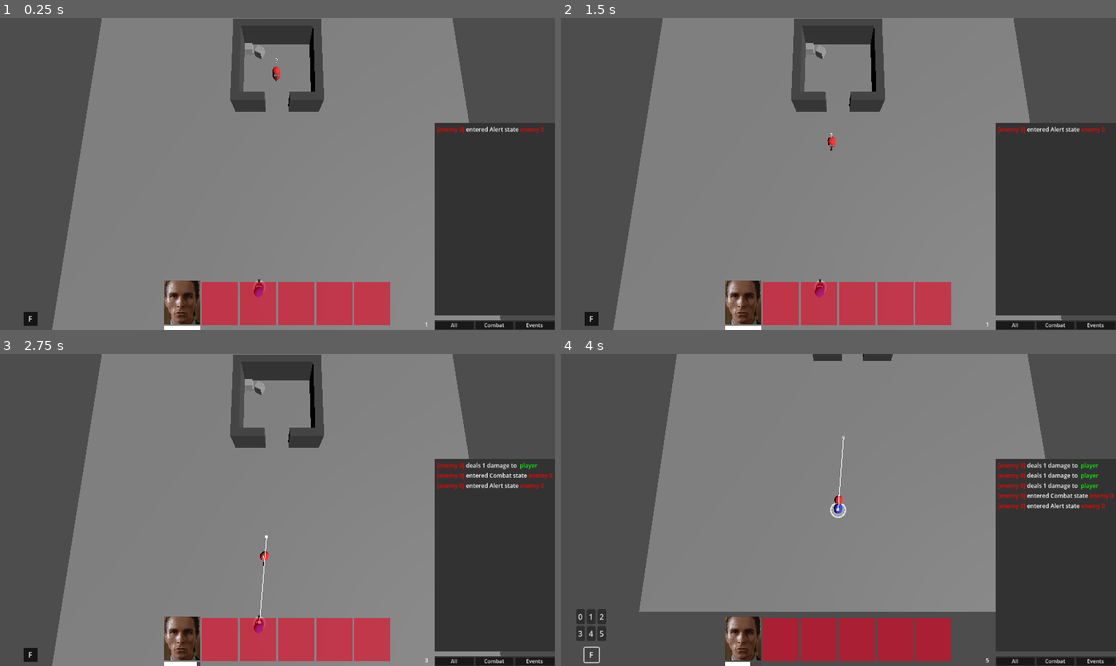
Above: before the commit, frames 1-4 (two rows, left to right).
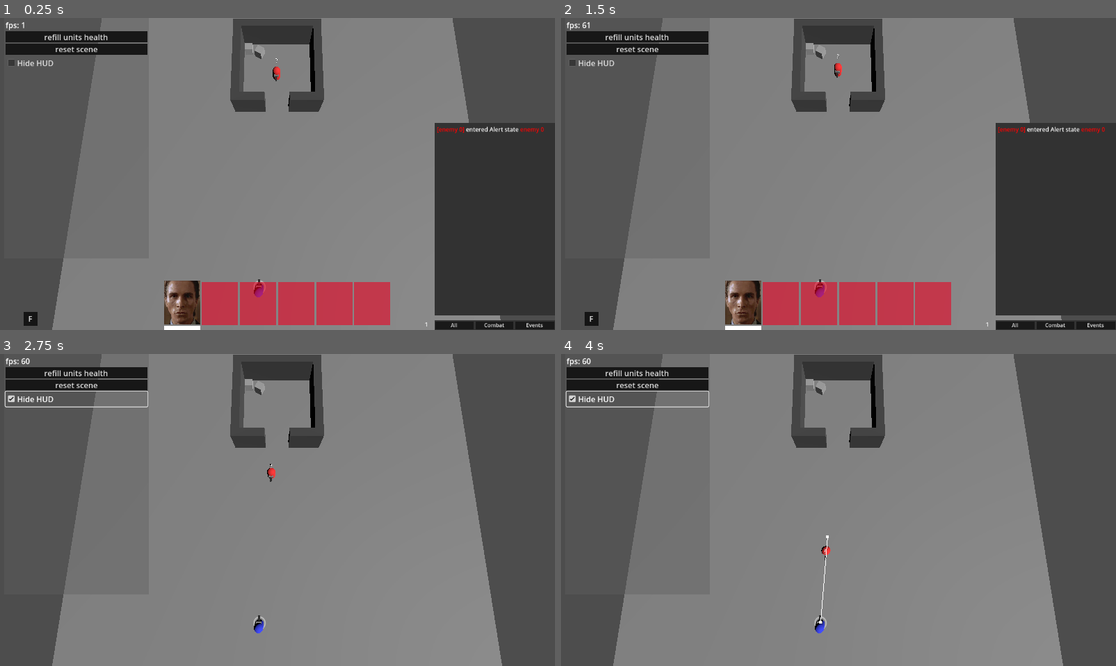
Above: after the commit, the same moments.

Repository: AAncapo/godot-rtwp
Game: Godot game, scene res://world.tscn
Same seed, same stepped clock (60 frames per second), same inputs: the game is played once before the commit and once after it.
Inputs (mouse positions are in pixels of both pictures, inside the frame that each line leads up to):
- Up to frame 1 (0.25 s): no input
- Up to frame 2 (1.5 s): click (638, 36) at 0.5 s, where only the run after the commit has a clickable "refill units health"; click (638, 49) at 1.25 s, where only the run after the commit has a clickable "reset scene"
- Up to frame 3 (2.75 s): click (77, 397) at 2 s, where only the run after the commit has a clickable "Hide HUD"
- Up to frame 4 (4 s): click (744, 637) at 2.77 s; click (594, 653) at 3.5 s, where only the run before the commit has a clickable "F"

The runs differ from the first frame. In frame 1, 1.9% of the frame differs, in the area x 1-27%, y 1-16%; in frame 2, 2.0%; in frame 3, 22%; in frame 4, 34%, in the area x 0-100%, y 0-100%.

Commit message:
Added refill hp option to debug console
# added custom buttons themes

Diff:
--- a/characters/character.gd
+++ b/characters/character.gd
@@ -10,6 +10,7 @@
 	set(value):
 		clamp(value,0,max_health)
 		current_health = value
+		GameEvents.update_char_ui.emit(self)
 @export var detection_range: float = 10.0:
 	set(value):
 		detection_range = value
--- a/debug_console.gd
+++ b/debug_console.gd
@@ -11,3 +11,8 @@
 
 func _on_reset_pressed():
 	get_tree().reload_current_scene()
+
+func _on_refill_hp_pressed():
+	var units = get_tree().get_nodes_in_group('units') as Array[Character]
+	for u in units:
+		u.current_health = u.max_health
--- a/ui/hud/hud_modern_theme.tres
+++ b/ui/hud/hud_modern_theme.tres
@@ -1,4 +1,21 @@
-[gd_resource type="Theme" load_steps=3 format=3 uid="uid://q7j70qmrb65x"]
+[gd_resource type="Theme" load_steps=8 format=3 uid="uid://q7j70qmrb65x"]
+
+[sub_resource type="StyleBoxFlat" id="StyleBoxFlat_o5jkf"]
+bg_color = Color(0.317647, 0.317647, 0.317647, 1)
+
+[sub_resource type="StyleBoxFlat" id="StyleBoxFlat_cv7on"]
+bg_color = Color(0.188235, 0.188235, 0.188235, 1)
+border_width_left = 3
+
+[sub_resource type="StyleBoxFlat" id="StyleBoxFlat_cf8ra"]
+bg_color = Color(0.14902, 0.14902, 0.14902, 1)
+border_width_left = 2
+
+[sub_resource type="StyleBoxFlat" id="StyleBoxFlat_h5xiq"]
+bg_color = Color(0.0901961, 0.0901961, 0.0901961, 1)
+
+[sub_resource type="StyleBoxFlat" id="StyleBoxFlat_a75e7"]
+bg_color = Color(0.137255, 0.137255, 0.137255, 1)
 
 [sub_resource type="StyleBoxFlat" id="StyleBoxFlat_1hxnk"]
 expand_margin_left = 5.0
@@ -11,6 +28,11 @@
 
 [resource]
 default_font_size = 0
+Button/styles/disabled = SubResource("StyleBoxFlat_o5jkf")
+Button/styles/focus = SubResource("StyleBoxFlat_cv7on")
+Button/styles/hover = SubResource("StyleBoxFlat_cf8ra")
+Button/styles/normal = SubResource("StyleBoxFlat_h5xiq")
+Button/styles/pressed = SubResource("StyleBoxFlat_a75e7")
 VScrollBar/styles/grabber = SubResource("StyleBoxFlat_1hxnk")
 VScrollBar/styles/grabber_highlight = SubResource("StyleBoxFlat_kr1o2")
 VScrollBar/styles/grabber_pressed = SubResource("StyleBoxFlat_kr1o2")
--- a/world.tscn
+++ b/world.tscn
@@ -1,8 +1,9 @@
-[gd_scene load_steps=28 format=3 uid="uid://b8dolup07qmam"]
+[gd_scene load_steps=29 format=3 uid="uid://b8dolup07qmam"]
 
 [ext_resource type="Script" path="res://input_manager.gd" id="1_ko6fh"]
 [ext_resource type="PackedScene" uid="uid://co07r7ktfvc1p" path="res://unit_selection_system/selection_sys.tscn" id="2_pa5tv"]
 [ext_resource type="Script" path="res://camera.gd" id="3_7oabq"]
+[ext_resource type="Theme" uid="uid://q7j70qmrb65x" path="res://ui/hud/hud_modern_theme.tres" id="4_3g4e1"]
 [ext_resource type="Script" path="res://player_team.gd" id="5_3bb4d"]
 [ext_resource type="Texture2D" uid="uid://5rqjwl3yaoqs" path="res://characters/portraits/Bale.jpg" id="5_f0ihv"]
 [ext_resource type="Texture2D" uid="uid://86aycy8chjb8" path="res://characters/portraits/No Old Man.jpg" id="6_6vbr5"]
@@ -67,7 +68,6 @@
 
 [node name="debug_console" type="Control" parent="."]
 process_mode = 3
-visible = false
 custom_minimum_size = Vector2(300, 500)
 layout_mode = 3
 anchors_preset = 0
@@ -87,34 +87,39 @@
 
 [node name="VBoxContainer" type="VBoxContainer" parent="debug_console"]
 layout_mode = 1
-anchors_preset = 15
+anchors_preset = -1
 anchor_right = 1.0
 anchor_bottom = 1.0
+offset_left = 3.0
+offset_top = 3.0
+offset_right = -3.0
+offset_bottom = -3.0
 grow_horizontal = 2
 grow_vertical = 2
+theme_override_constants/separation = 2
 
 [node name="fps_counter" type="Label" parent="debug_console/VBoxContainer"]
 layout_mode = 2
 text = "fps: 0"
 
-[node name="option" type="HBoxContainer" parent="debug_console/VBoxContainer"]
-custom_minimum_size = Vector2(0, 40)
-layout_mode = 2
-
-[node name="hide_hud" type="CheckBox" parent="debug_console/VBoxContainer/option"]
-layout_mode = 2
-text = "hide HUD"
-
-[node name="option2" type="HBoxContainer" parent="debug_console/VBoxContainer"]
-custom_minimum_size = Vector2(0, 40)
-layout_mode = 2
-alignment = 1
-
-[node name="reset" type="Button" parent="debug_console/VBoxContainer/option2"]
-layout_mode = 2
-size_flags_horizontal = 4
-size_flags_vertical = 4
+[node name="refill_hp" type="Button" parent="debug_console/VBoxContainer"]
+custom_minimum_size = Vector2(150, 15)
+layout_mode = 2
+size_flags_horizontal = 5
+theme = ExtResource("4_3g4e1")
+text = "refill units health"
+
+[node name="reset" type="Button" parent="debug_console/VBoxContainer"]
+custom_minimum_size = Vector2(200, 10)
+layout_mode = 2
+size_flags_horizontal = 5
+theme = ExtResource("4_3g4e1")
 text = "reset scene"
+
+[node name="hide_hud" type="CheckBox" parent="debug_console/VBoxContainer"]
+layout_mode = 2
+size_flags_horizontal = 5
+text = "Hide HUD"
 
 [node name="HUD" parent="." instance=ExtResource("6_goi0v")]
 unique_name_in_owner = true
@@ -237,8 +242,9 @@
 transform = Transform3D(1, 0, 0, 0, 1, 0, 0, 0, 1, 14.7839, 0, -17.794)
 
 [connection signal="command_units" from="SelectionSys" to="PlayerTeam" method="_on_selection_sys_command_units"]
-[connection signal="toggled" from="debug_console/VBoxContainer/option/hide_hud" to="debug_console" method="_on_hide_hud_toggled"]
-[connection signal="pressed" from="debug_console/VBoxContainer/option2/reset" to="debug_console" method="_on_reset_pressed"]
+[connection signal="pressed" from="debug_console/VBoxContainer/refill_hp" to="debug_console" method="_on_refill_hp_pressed"]
+[connection signal="pressed" from="debug_console/VBoxContainer/reset" to="debug_console" method="_on_reset_pressed"]
+[connection signal="toggled" from="debug_console/VBoxContainer/hide_hud" to="debug_console" method="_on_hide_hud_toggled"]
 [connection signal="added_player" from="PlayerTeam" to="HUD" method="_on_player_team_added_player"]
 [connection signal="player_team_initialized" from="PlayerTeam" to="EnemyTeam" method="_on_player_team_player_team_initialized"]
 [connection signal="removed_player" from="PlayerTeam" to="HUD" method="_on_player_team_removed_player"]
